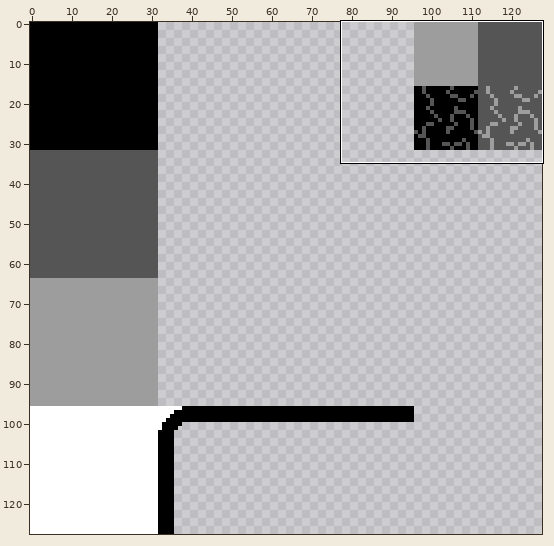
Edited in one commit: pixel-art file (aseprite/TileMaps/menuTiles.aseprite). Above: a wide view before the commit, with the close-up outlined.
Close-up. Before:
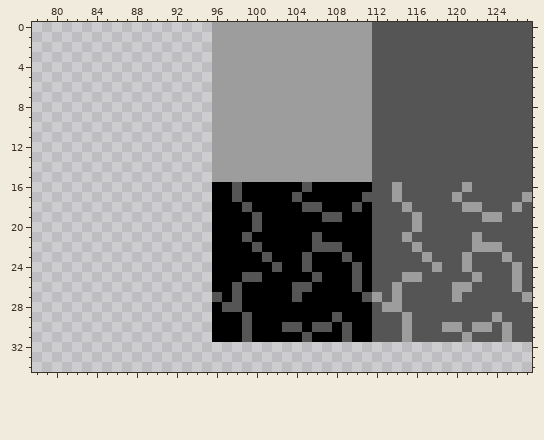
128x128 pixels, 1 frame. Shown: x 78..127, y 0..34.
The same view after the edit:
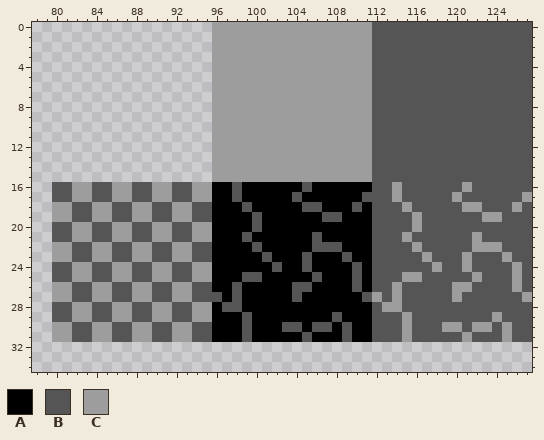
Palette (. is transparent): A #000000  B #555555  C #9d9d9d
Commit: Made levels unlockable
Edits made:
Colour B is added in rows 16 to 17 at x 80 to 81, 84 to 85, 88 to 89 and 92 to 93; in rows 18 to 19 at x 82 to 83, 86 to 87, 90 to 91 and 94 to 95; in rows 20 to 21 at x 80 to 81, 84 to 85, 88 to 89 and 92 to 93; in rows 22 to 23 at x 82 to 83, 86 to 87, 90 to 91 and 94 to 95; in rows 24 to 25 at x 80 to 81, 84 to 85, 88 to 89 and 92 to 93; in rows 26 to 27 at x 82 to 83, 86 to 87, 90 to 91 and 94 to 95.
Colour B is added in rows 28 to 29 at x 80 to 81, 84 to 85, 88 to 89 and 92 to 93; in rows 30 to 31 at x 82 to 83, 86 to 87, 90 to 91 and 94 to 95.
Colour C is added in rows 16 to 17 at x 82 to 83, 86 to 87, 90 to 91 and 94 to 95; in rows 18 to 19 at x 80 to 81, 84 to 85, 88 to 89 and 92 to 93; in rows 20 to 21 at x 82 to 83, 86 to 87, 90 to 91 and 94 to 95; in rows 22 to 23 at x 80 to 81, 84 to 85, 88 to 89 and 92 to 93; in rows 24 to 25 at x 82 to 83, 86 to 87, 90 to 91 and 94 to 95; in rows 26 to 27 at x 80 to 81, 84 to 85, 88 to 89 and 92 to 93.
Colour C is added in rows 28 to 29 at x 82 to 83, 86 to 87, 90 to 91 and 94 to 95; in rows 30 to 31 at x 80 to 81, 84 to 85, 88 to 89 and 92 to 93.
